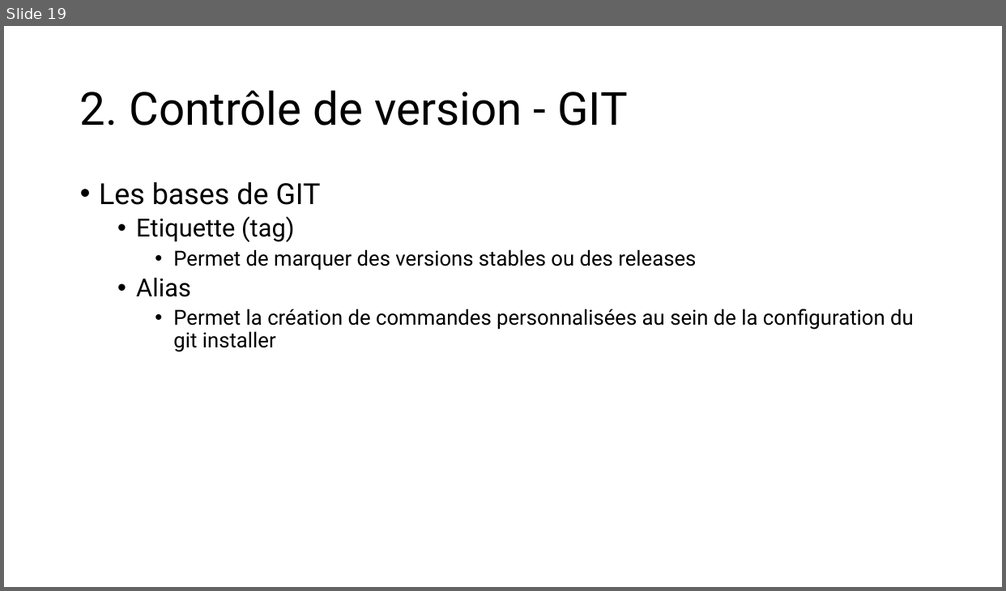
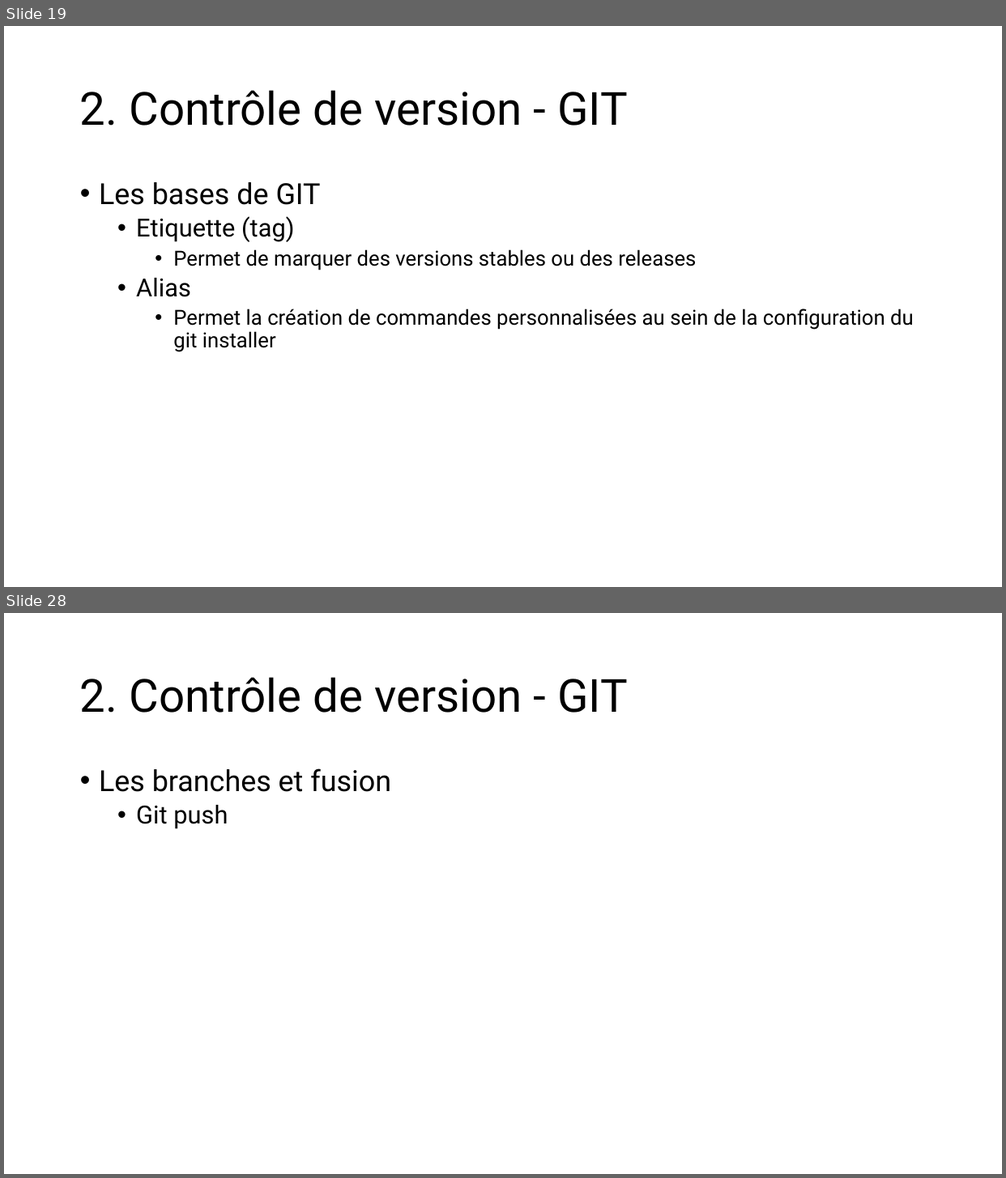
Before and after one commit to LJKhnor/Chapitre-4, a slide deck: Chapitre 4.pptx. Shown one above the other, each under a label of ours: slide 19 before the commit, slides 19 and 28 after it; the slides between them are not shown. The pictures are 1006x591 and 1006x1178 pixels, drawn with LibreOffice and Linux fonts; fonts in the diff are those of the drawing. Boxes give left, top, right and bottom in pixels: in the first picture for what was removed or moved away, otherwise in the second. Text is boxed around its words. In the diff, an @@ line names an element or a change of style, - is before the commit and + after.

```diff
--- a/Chapitre 4.pptx
+++ b/Chapitre 4.pptx
@@ slide 28 added at box(4, 613, 1002, 1174), background #FFFFFF @@
@@ title added at box(80, 677, 628, 713), 44 pt, text #000000 @@
+2. Contrôle de version - GIT
@@ text added at box(99, 769, 391, 829), 28 pt, text #000000 @@
+• Les branches et fusion
+  • Git push
```
Also in this commit, not shown: 4 slides changed, 7 other slides added.
